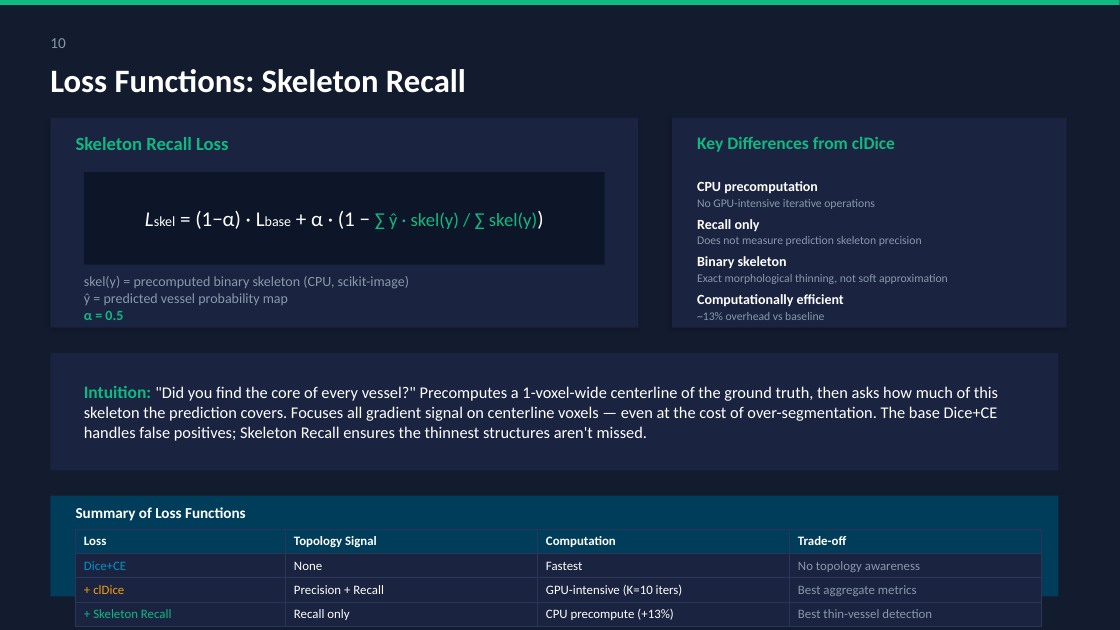
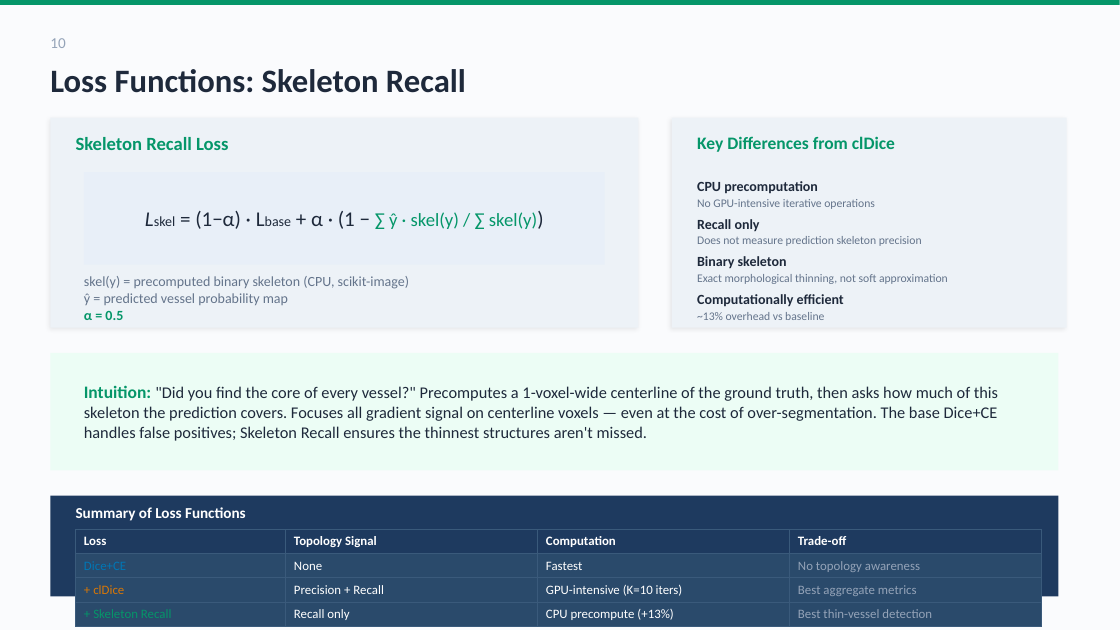
Before and after one commit to SamihAmer/Deep-Learning-for-Computer-Vision, a slide deck: slide 11 of vessel_seg_v2/CTA Seg V2/report/presentation_v2.pptx. Drawn at 1120x630 pixels with LibreOffice and Linux fonts; fonts in the diff are those of the drawing. Boxes give left, top, right and bottom in pixels: in the first picture for what was removed or moved away, otherwise in the second. Text is boxed around its words. In the diff, an @@ line names an element or a change of style, - is before the commit and + after.

```diff
--- a/vessel_seg_v2/CTA Seg V2/report/presentation_v2.pptx
+++ b/vessel_seg_v2/CTA Seg V2/report/presentation_v2.pptx
@@ background #131B2E to #FAFBFD @@
@@ rectangle at (0, 0, 1120, 5): fill #10B981 to #059669 @@
@@ text "10" at (50, 38, 65, 48): text colour #8899AA to #94A3B8 @@
@@ rectangle at (50, 118, 639, 328): fill #1A2340 to #EDF2F7; shadow changed @@
@@ rectangle at (672, 118, 1067, 328): fill #1A2340 to #EDF2F7; shadow changed @@
@@ text "Skeleton Recall Loss" at (76, 137, 228, 150): text colour #10B981 to #059669 @@
@@ text "Key Differences from clDice" at (697, 136, 895, 152): text colour #10B981 to #059669 @@
@@ rectangle at (84, 172, 605, 265): fill #0D1629 to #E8EFF8 @@
@@ text "Lskel = (1−α) · Lbase ..." at (195, 211, 537, 229): text colour #FFFFFF to #1E293B in "Lskel = (1−α) · Lbase + α ..."; text colour #10B981 to #059669 in "∑ ŷ · skel(y) / ∑ skel(y))" @@
@@ text "skel(y) = precomputed binary skeleton ..." at (84, 276, 409, 320): text colour #8899AA to #64748B; text colour #10B981 to #059669 in "α = 0.5" @@
@@ text colour #FFFFFF to #1E293B in 5 elements at (50, 69, 466, 93), (697, 181, 818, 193), (697, 219, 760, 231), (697, 256, 787, 268), (697, 294, 844, 306) @@
@@ text colour #8899AA to #64748B in 4 elements at (697, 199, 875, 209), (697, 236, 922, 246), (697, 274, 948, 284), (697, 312, 824, 320) @@
@@ rectangle at (50, 353, 1059, 471): fill #1A2340 to #ECFDF5 @@
@@ text "Intuition: "Did you find the ..." at (84, 385, 998, 441): text colour #10B981 to #059669 in "Intuition:"; text colour #FFFFFF to #1E293B @@
@@ rectangle at (50, 496, 1059, 597): fill #003D5B to #1E3A5F @@
@@ table at (76, 529, 1042, 624) @@
@@ fill #003D5B to #1E3A5F in row 1 @@
@@ fill #1A2340 to #2A4A6B in 12 cells @@
@@ text colour #0096C7 to #0077B6 in "Dice+CE" @@
@@ text colour #8899AA to #94A3B8 in "No topology awareness", "Best aggregate metrics", "Best thin-vessel detection" @@
@@ text colour #F59E0B to #D97706 in "+ clDice" @@
@@ text colour #10B981 to #059669 in "+ Skeleton Recall" @@
@@ borders changed @@
```
Also in this commit, not shown: 20 other slides changed, 14 other files.
